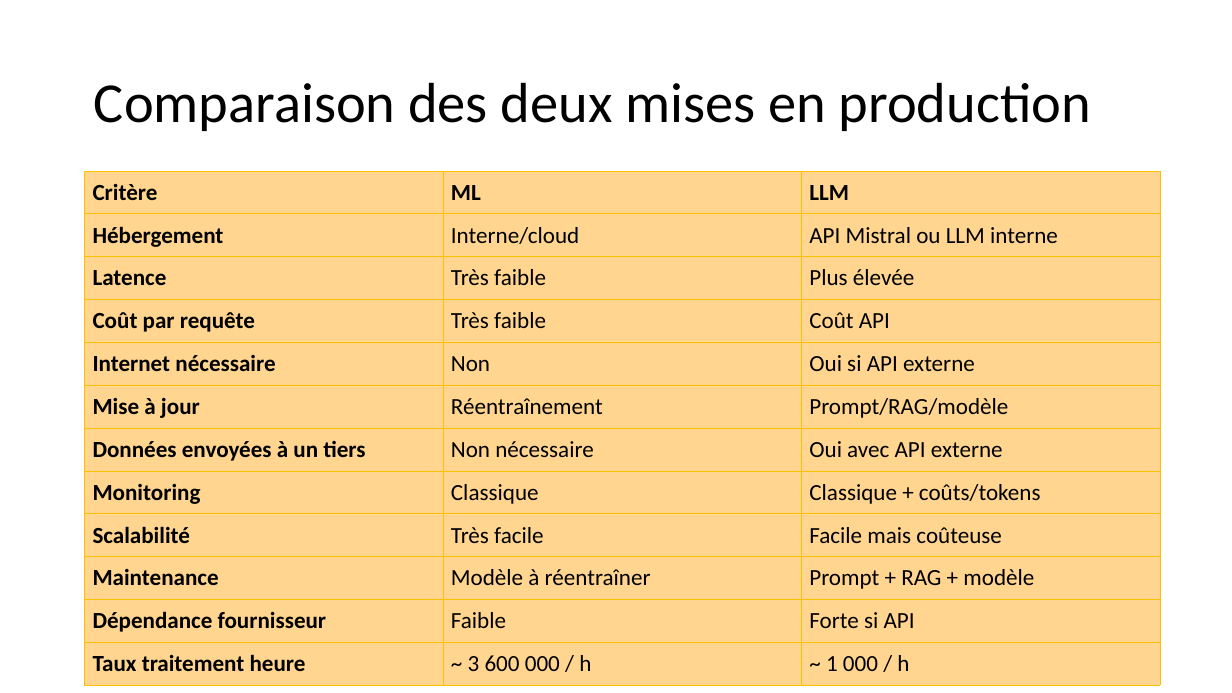
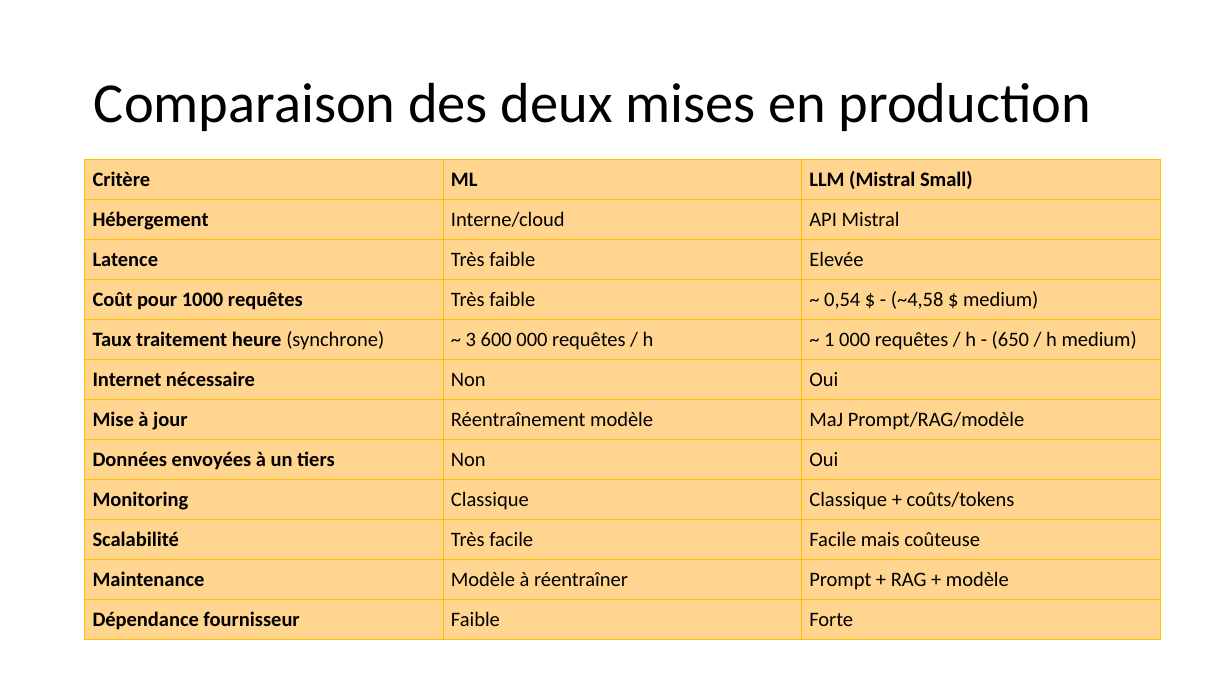
Before and after one commit to Ace4teaM/OCR-ZenAssist, a slide deck: slide 28 of Présentation.pptx (slide 32 before the commit). Drawn at 1232x693 pixels with LibreOffice and Linux fonts; fonts in the diff are those of the drawing. Boxes give left, top, right and bottom in pixels: in the first picture for what was removed or moved away, otherwise in the second. Text is boxed around its words. In the diff, an @@ line names an element or a change of style, - is before the commit and + after.

```diff
--- a/Présentation.pptx
+++ b/Présentation.pptx
@@ table at [85,159,1161,640] @@
-row 1: Critère | ML | LLM
-row 2: Hébergement | Interne/cloud | API Mistral ou LLM interne
-row 3: Latence | Très faible | Plus élevée
-row 4: Coût par requête | Très faible | Coût API
-row 5: Internet nécessaire | Non | Oui si API externe
-row 6: Mise à jour | Réentraînement | Prompt/RAG/modèle
-row 7: Données envoyées à un tiers | Non nécessaire | Oui avec API externe
+row 1: Critère | ML | LLM (Mistral Small)
+row 2: Hébergement | Interne/cloud | API Mistral
+row 3: Latence | Très faible | Elevée
+row 4: Coût pour 1000 requêtes | Très faible | ~ 0,54 $ - (~4,58 $ medium)
+row 5: Taux traitement heure (synchrone) | ~ 3 600 000 requêtes / h | ~ 1 000 requêtes / h - (650 / h medium)
+row 6: Internet nécessaire | Non | Oui
+row 7: Mise à jour | Réentraînement modèle | MaJ Prompt/RAG/modèle
+row 8: Données envoyées à un tiers | Non | Oui
-row 11: Dépendance fournisseur | Faible | Forte si API
-row 12: Taux traitement heure | ~ 3 600 000 / h | ~ 1 000 / h
+row 12: Dépendance fournisseur | Faible | Forte
@@ size 18 to 16 pt in "Critère", "ML", "Hébergement", "Interne/cloud" and 3 more places @@
@@ table: place and size @@
-table at [85,171,1161,686]
+table at [85,159,1161,640]
```
Also in this commit, not shown: 12 other slides changed, 1 slide added, 3 slides removed, 8 other files.
